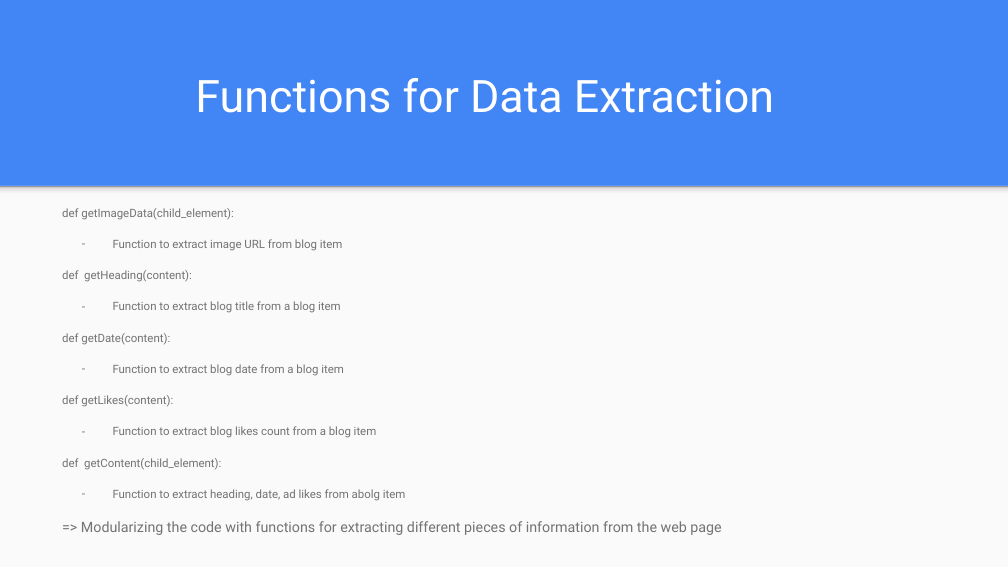
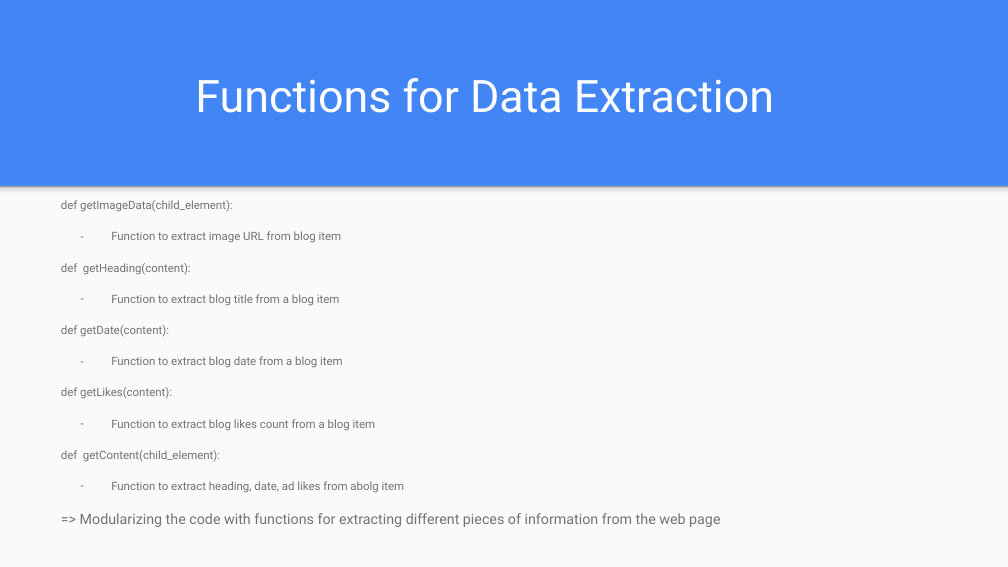
Before and after one commit to akshaywairagade2/rategain, a slide deck: slide 6 of RateGain.pptx. Drawn at 1008x567 pixels with LibreOffice and Linux fonts; fonts in the diff are those of the drawing. Boxes give left, top, right and bottom in pixels: in the first picture for what was removed or moved away, otherwise in the second. Text is boxed around its words. In the diff, an @@ line names an element or a change of style, - is before the commit and + after.

```diff
--- a/RateGain.pptx
+++ b/RateGain.pptx
@@ text "def getImageData(child_element):": place and size @@
-text "def getImageData(child_element):" at [62,208,721,535]
+text "def getImageData(child_element):" at [61,200,720,527]
```
Also in this commit, not shown: 4 other slides changed.
